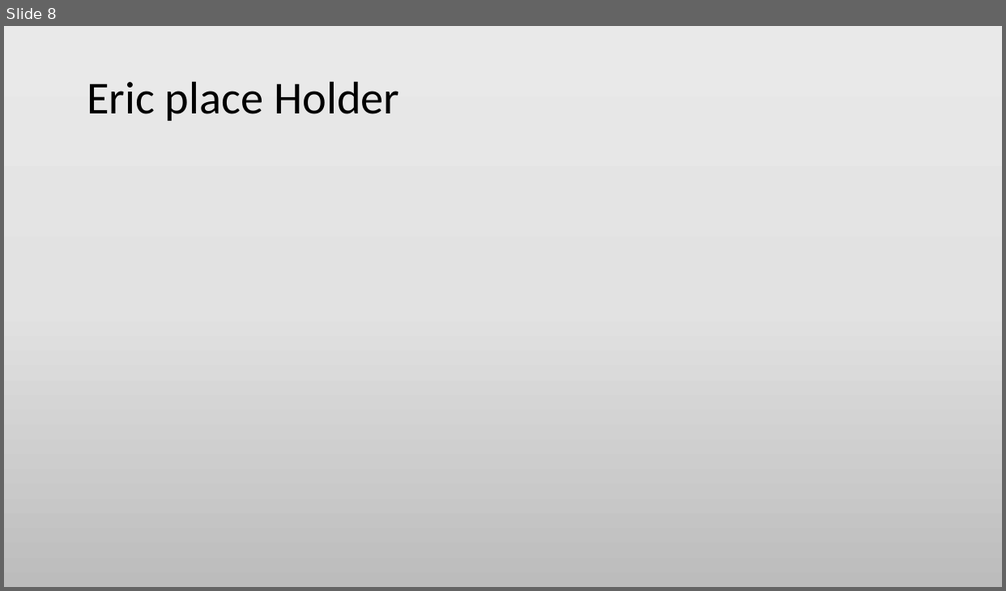
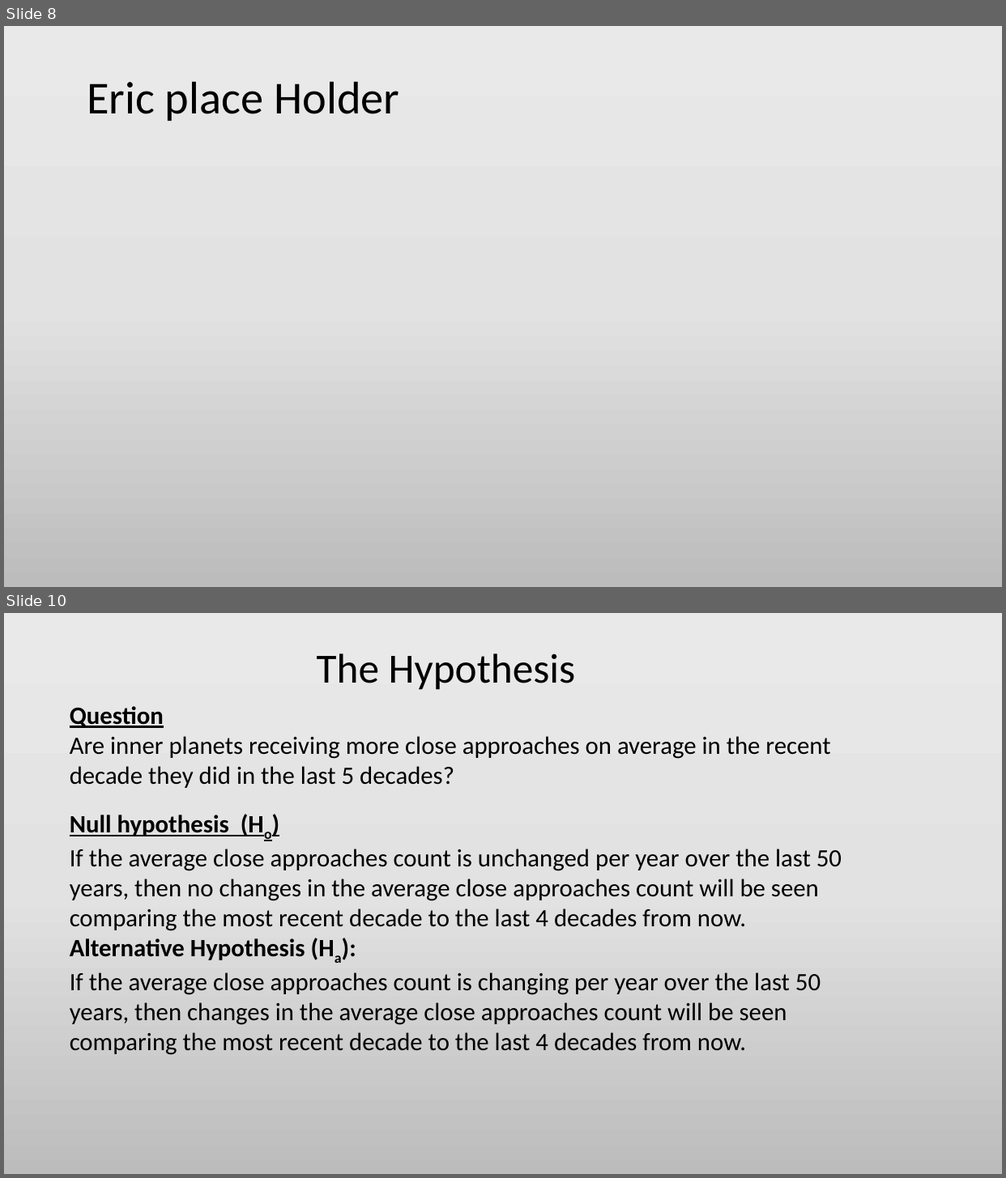
Before and after one commit to Efritch/asteroids_group_g, a slide deck: asteroid_analysisFinal.pptx. Shown one above the other, each under a label of ours: slide 8 before the commit, slides 8 and 10 after it; the slides between them are not shown. The pictures are 1006x591 and 1006x1178 pixels, drawn with LibreOffice and Linux fonts; fonts in the diff are those of the drawing. Boxes give left, top, right and bottom in pixels: in the first picture for what was removed or moved away, otherwise in the second. Text is boxed around its words. In the diff, an @@ line names an element or a change of style, - is before the commit and + after.

```diff
--- a/asteroid_analysisFinal.pptx
+++ b/asteroid_analysisFinal.pptx
@@ slide 10 added at box(4, 613, 1002, 1174), background gradient #EBEAEA to #E4E3E3 to #BDBCBC @@
@@ text added at box(317, 653, 576, 690), 40 pt, text #000000 @@
+The Hypothesis
@@ text added at box(70, 706, 830, 788), 24 pt, text #000000 @@
+Question
+Are inner planets receiving more close approaches on average in the recent decade they did in the last 5 decades?
@@ text added at box(70, 815, 842, 1055), 24 pt, text #000000 @@
+Null hypothesis (Ho)
+If the average close approaches count is unchanged per year over the last 50 years, then no changes in the average close approaches count will be seen comparing the most recent decade to the last 4 decades from now.
+Alternative Hypothesis (Ha):
+If the average close approaches count is changing per year over the last 50 years, then changes in the average close approaches count will be seen comparing the most recent decade to the last 4 decades from now.
```
Also in this commit, not shown: 6 slides changed, 1 slide removed, 2 other files.
